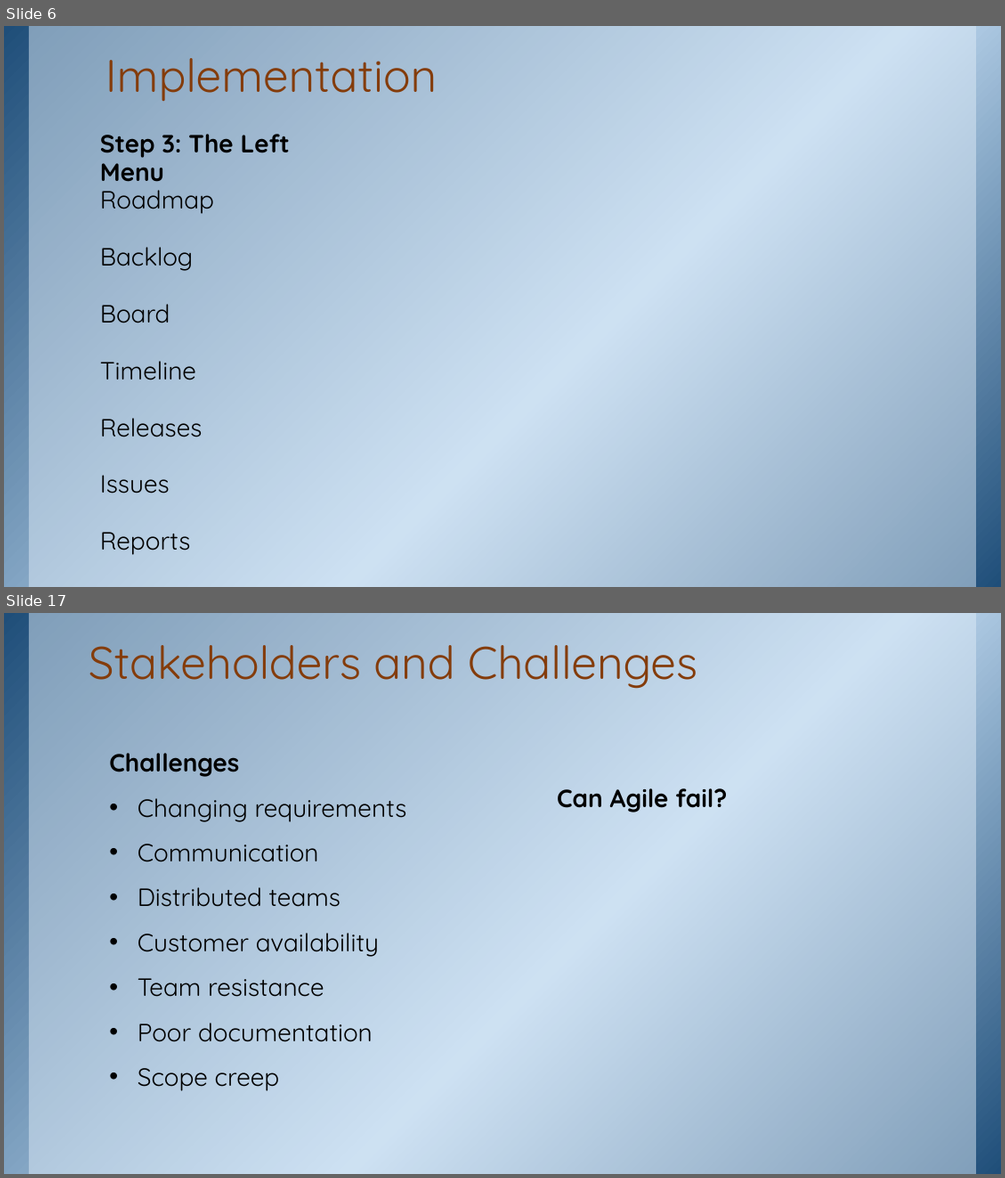
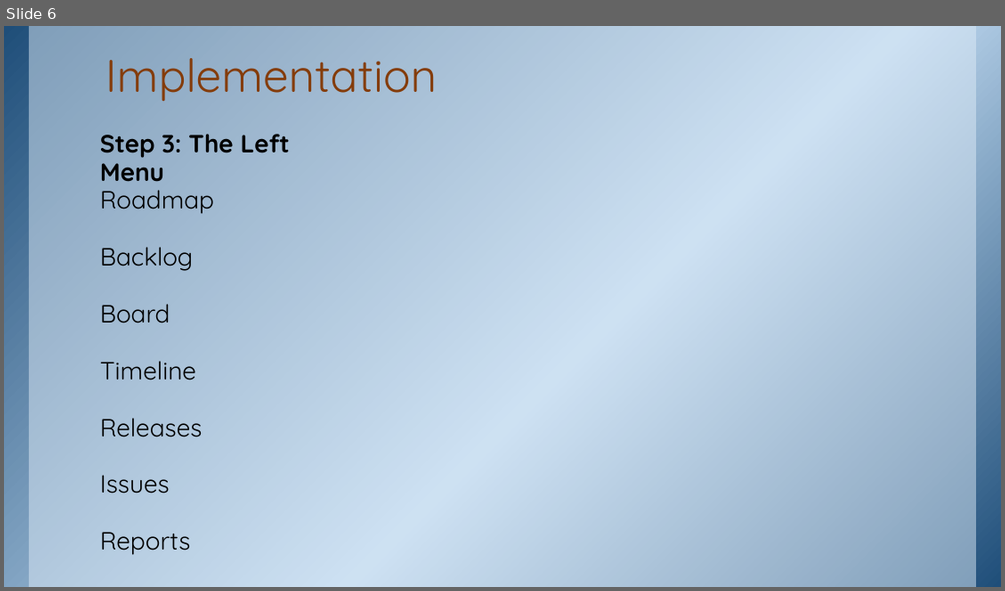
Before and after one commit to ketkiinamdar/IGCOE, a slide deck: TE - Practical-1-20Jul2026 - JIRA.pptx. Shown one above the other, each under a label of ours: slides 6 and 17 before the commit, slide 6 after it; the slides between them are not shown. The pictures are 1005x1178 and 1005x591 pixels, drawn with LibreOffice and Linux fonts; fonts in the diff are those of the drawing; background and template pictures are left out. Boxes give left, top, right and bottom in pixels: in the first picture for what was removed or moved away, otherwise in the second. Text is boxed around its words. In the diff, an @@ line names an element or a change of style, - is before the commit and + after.

```diff
--- a/TE - Practical-1-20Jul2026 - JIRA.pptx
+++ b/TE - Practical-1-20Jul2026 - JIRA.pptx
@@ slide 17 removed at box(4, 613, 1001, 1174), background picture (left out); not listed: 2 template elements that a slide beside it also shows @@
@@ title removed at box(89, 645, 697, 689) @@
-Stakeholders and Challenges
@@ text removed at box(109, 753, 407, 1091) @@
-Challenges
-• Changing requirements
-• Communication
-• Distributed teams
-• Customer availability
-• Team resistance
-• Poor documentation
-• Scope creep
@@ text removed at box(557, 788, 727, 812) @@
-Can Agile fail?
```
Also in this commit, not shown: 14 other slides removed, 3 other files.
